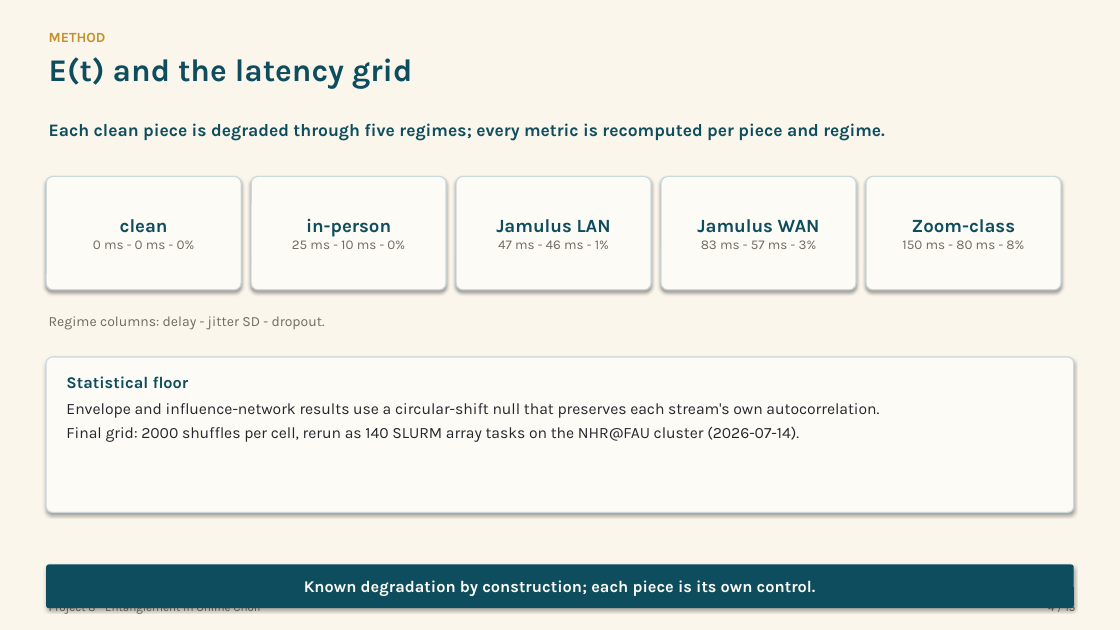
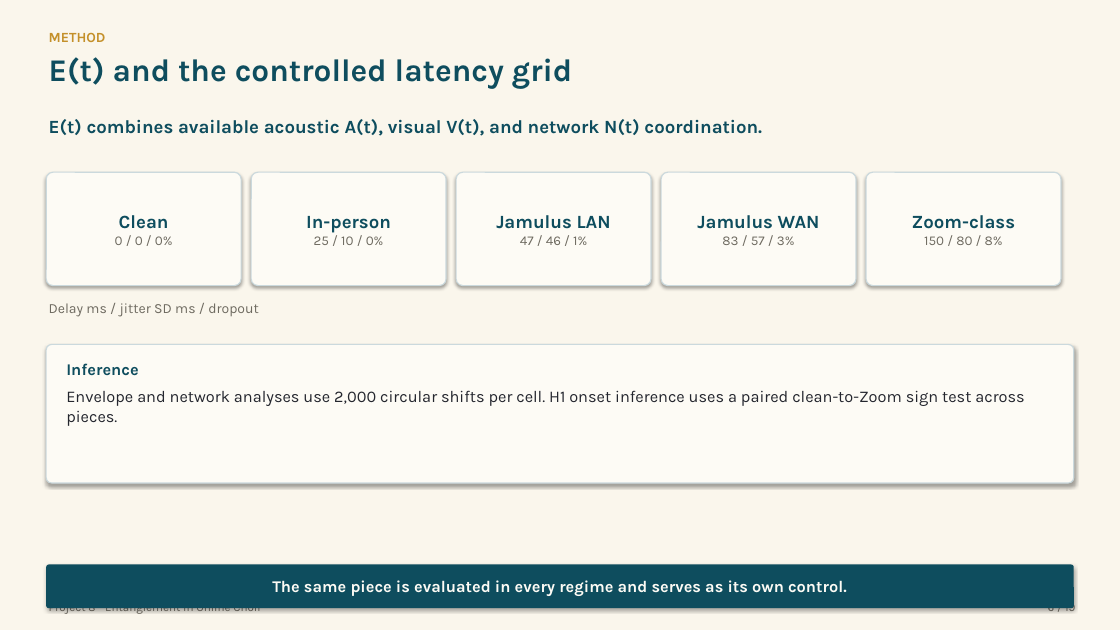
Before and after one commit to Zuraiz270/networked-choir-entanglement, a slide deck: slide 6 of output/jul23_final_presentation.pptx (slide 4 before the commit). Drawn at 1120x630 pixels with LibreOffice and Linux fonts; fonts in the diff are those of the drawing. Boxes give left, top, right and bottom in pixels: in the first picture for what was removed or moved away, otherwise in the second. Text is boxed around its words. In the diff, an @@ line names an element or a change of style, - is before the commit and + after.

```diff
--- a/output/jul23_final_presentation.pptx
+++ b/output/jul23_final_presentation.pptx
@@ text at (49,57,572,89): text changed @@
-E(t) and the latency grid
+E(t) and the controlled latency grid
@@ text at (49,119,762,136): text changed; size 15 to 16 pt @@
-Each clean piece is degraded through five regimes; every metric is recomputed per piece and regime.
+E(t) combines available acoustic A(t), visual V(t), and network N(t) coordination.
@@ 5 rounded rectangles: place and size @@
-5 rounded rectangles at (46,176,1061,290)
+5 rounded rectangles at (46,172,1061,286)
@@ text in rounded rectangle at (115,215,173,245): text changed @@
-clean
-0 ms - 0 ms - 0%
+Clean
+0 / 0 / 0%
@@ text in rounded rectangle at (306,216,391,245): text changed; size 11.5 to 16 pt; text colour #6E6A60 to #0E4D5E; bold on @@
-in-person
-25 ms - 10 ms - 0%
+In-person
+25 / 10 / 0%
@@ text in rounded rectangle at (520,236,587,245): text changed @@
-47 ms - 46 ms - 1%
+47 / 46 / 1%
@@ text in rounded rectangle at (722,236,795,245): text changed @@
-83 ms - 57 ms - 3%
+83 / 57 / 3%
@@ text in rounded rectangle at (924,236,1003,245): text changed @@
-150 ms - 80 ms - 8%
+150 / 80 / 8%
@@ text at (49,303,259,317): text changed @@
-Regime columns: delay - jitter SD - dropout.
+Delay ms / jitter SD ms / dropout
@@ rounded rectangle "Inference": place and size @@
-rounded rectangle "Inference" at (46,357,1074,513)
+rounded rectangle "Inference" at (46,344,1074,483)
@@ text in rounded rectangle at (66,363,1024,426): text changed; size 13.5 to 14 pt @@
-Statistical floor
-Envelope and influence-network results use a circular-shift null that preserves each stream's own autocorrelation.
-Final grid: 2000 shuffles per cell, rerun as 140 SLURM array tasks on the NHR@FAU cluster (2026-07-14).
+Inference
+Envelope and network analyses use 2,000 circular shifts per cell. H1 onset inference uses a paired clean-to-Zoom sign test across pieces.
@@ text in rounded rectangle at (272,580,847,596): text changed @@
-Known degradation by construction; each piece is its own control.
+The same piece is evaluated in every regime and serves as its own control.
@@ text at (1048,600,1076,614): text changed @@
-4 / 15
+6 / 19
```
Also in this commit, not shown: 8 other slides changed, 10 slides added, 6 slides removed, 18 other files.
